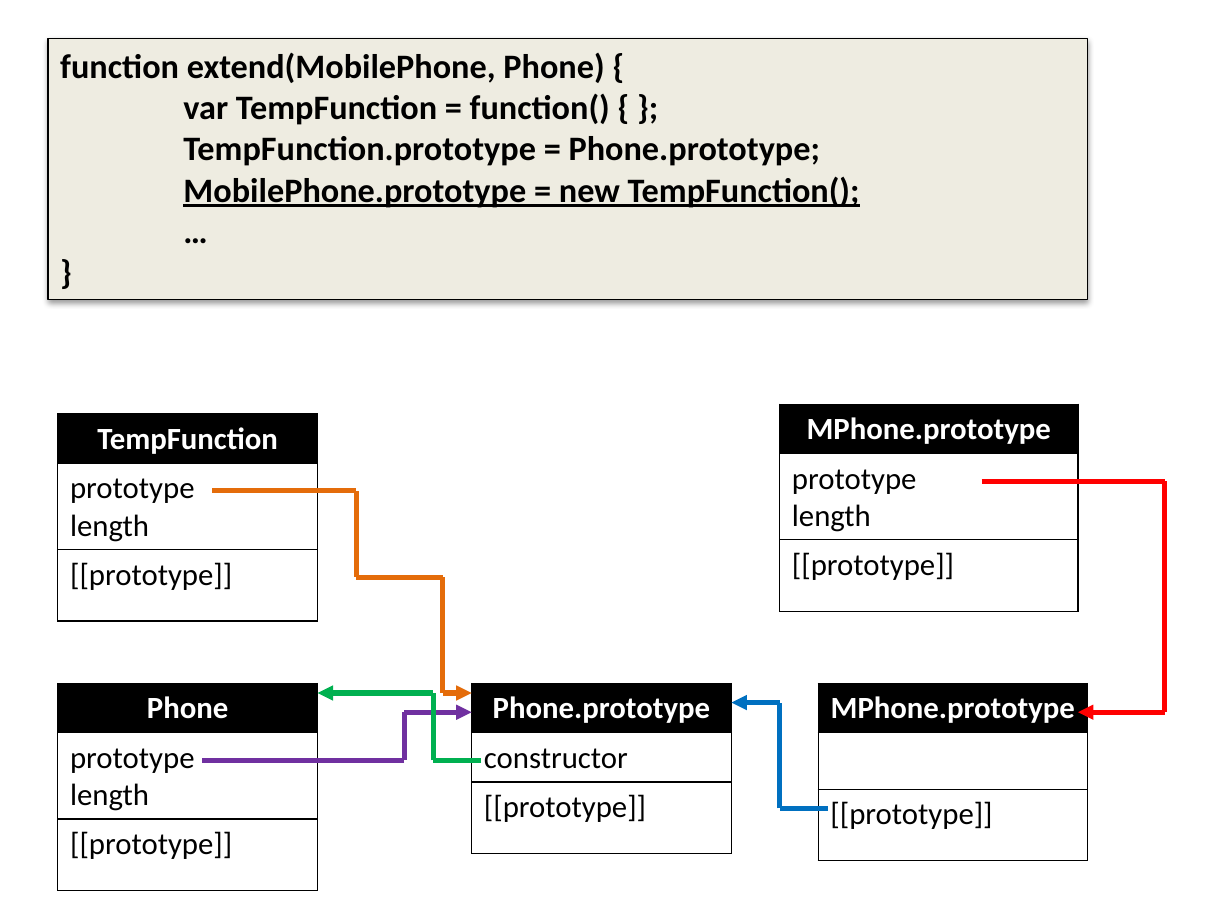
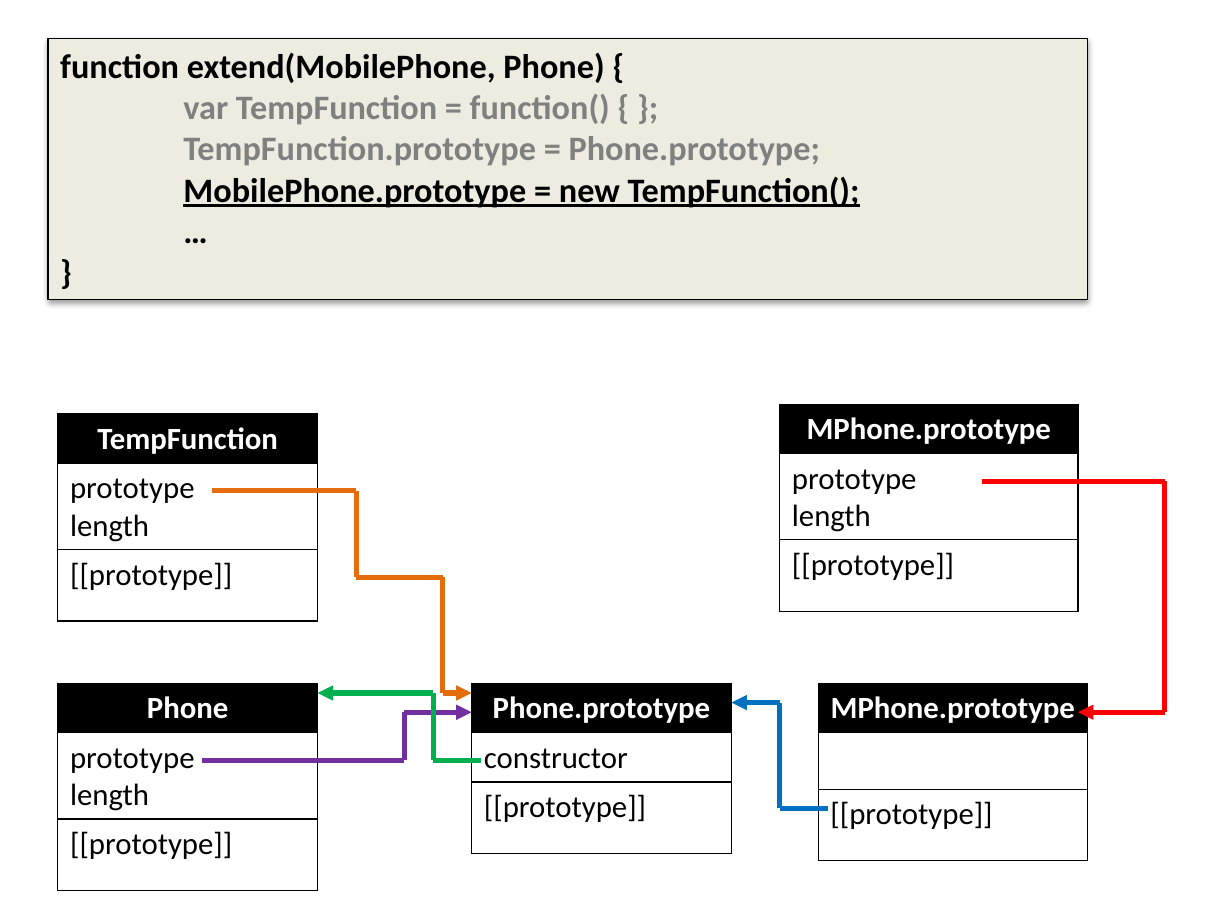
Before and after one commit to dzmitry-varabei/front-end-course, a slide deck: slide 36 of inheritance-in-javascript/Inheritance.pptx. Drawn at 1232x924 pixels with LibreOffice and Linux fonts; fonts in the diff are those of the drawing. Boxes give left, top, right and bottom in pixels: in the first picture for what was removed or moved away, otherwise in the second. Text is boxed around its words. In the diff, an @@ line names an element or a change of style, - is before the commit and + after.

```diff
--- a/inheritance-in-javascript/Inheritance.pptx
+++ b/inheritance-in-javascript/Inheritance.pptx
@@ text in rectangle at (183, 94, 821, 166): text colour #000000 to #808080 in "var TempFunction = function() { };", "TempFunction.prototype = Phone.prototype;" @@
```
Also in this commit, not shown: 13 other slides changed.
